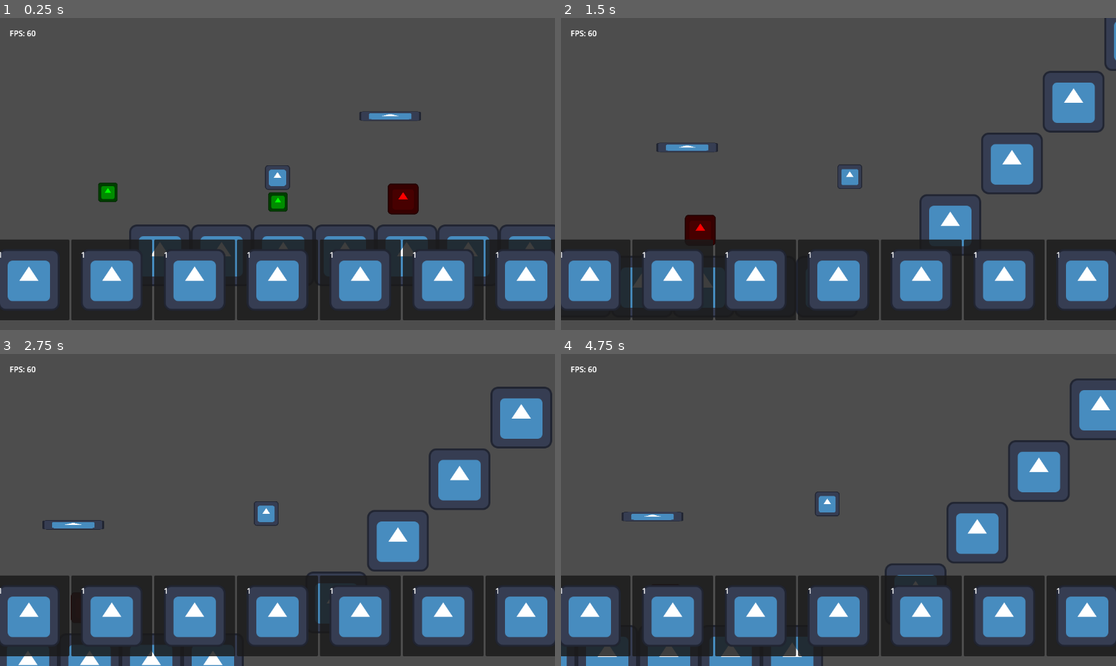
Above: before the commit, frames 1-4 (two rows, left to right).
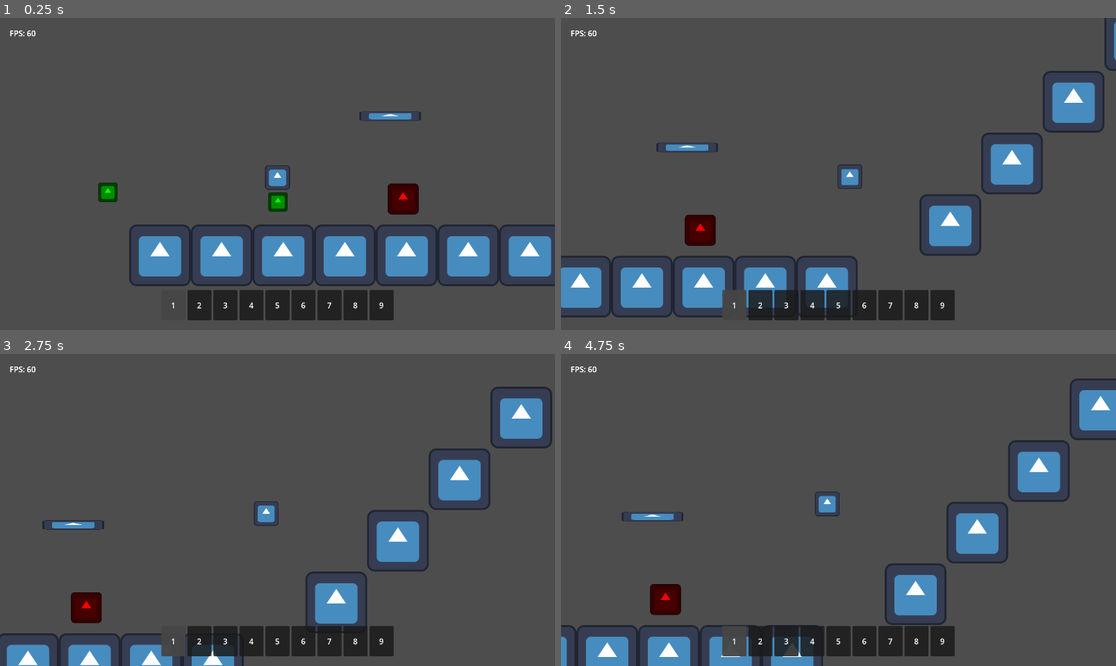
Above: after the commit, the same moments.

Repository: TheHumanMRP/RPG-Life-Tracker
Game: Godot game, scene res://Folders/Systems/Main/Scenes/dungeon.tscn
Two runs of this game, one before a commit and one after it. Both use one fixed random seed, a clock stepped at 60 frames per second and the inputs below. This scene is started directly instead of the project's main scene. The engine's default icon, where the game draws it, is replaced by a stand-in: a white triangle on a blue panel in a dark square.
Inputs (mouse positions are in pixels of both pictures, inside the frame that each line leads up to):
- Up to frame 1 (0.25 s): no input
- Up to frame 2 (1.5 s): move the mouse to (588, 280) at 0.52 s; hold D (move_right) from 0.53 s (still down); tap T (add_test_sword) at 0.6 s; click (588, 280) at 0.67 s; tap Space (jump) at 0.77 s; move the mouse to (672, 280) at 1.27 s; tap E (equip_item) at 1.35 s; click (672, 280) at 1.42 s
- Up to frame 3 (2.75 s): tap Space (jump) at 1.52 s; move the mouse to (194, 616) at 2.02 s; release D (move_right) at 2.03 s; hold A (move_left) from 2.03 s (still down); tap T (add_test_sword) at 2.1 s; click (194, 616) at 2.17 s
- Up to frame 4 (4.75 s): move the mouse to (838, 616) at 2.77 s; release A (move_left) at 2.78 s; hold D (move_right) 2.78-4.28 s; tap E (equip_item) at 2.85, 4.35 s; click (838, 616) at 2.92 s; tap Space (jump) at 3.02, 3.77, 4.52 s; move the mouse to (921, 616) at 3.52 s; tap T (add_test_sword) at 3.6 s; click (921, 616) at 3.67 s; move the mouse to (1005, 616) at 4.27 s; hold A (move_left) from 4.28 s (still down); click (1005, 616) at 4.42 s

The runs differ from the first frame. In frame 1, 19% of the frame differs, in the area x 0-100%, y 71-97%; in frame 2, 18%; in frame 3, 18%; in frame 4, 19%.
Error before the commit: Invalid access to property or key 'EMPTY_HOTBAR_SLOT' on a base object of type 'Node (Consts)'. (res://Folders/Systems/Inventory_System/Scripts/Hotbar/hotbar_s…
Error after the commit: Invalid access to property or key 'inventory_component' on a base object of type 'Resource (SaveData)'. (res://Folders/Systems/Globals/global.gd:46)

Commit message:
Auto commit at 2026-08-23 00:36:38

Diff:
--- a/Folders/Components/attack_component.gd
+++ b/Folders/Components/attack_component.gd
@@ -1,9 +1,9 @@
 class_name AttackComponent
 extends RefCounted
 
-@export var attack_power: int = 100
+@export var attack_power: float = 100
 
-func setup(new_attack_power: int) -> void:
+func setup(new_attack_power: float) -> void:
 	attack_power = new_attack_power
 
 func attack_target(target: Node) -> void:
--- a/Folders/Systems/Inventory_System/Scripts/Hotbar/hotbar_slot.gd
+++ b/Folders/Systems/Inventory_System/Scripts/Hotbar/hotbar_slot.gd
@@ -32,7 +32,7 @@
 # ------------------------------------------------------------------------------
 
 func _ready() -> void:
-	EMPTY_HOTBAR_SLOT = Constants.EMPTY_HOTBAR_SLOT
+	EMPTY_HOTBAR_SLOT = Constants.NO_ITEM
 
 	SignalBus.hotbar_changed.connect(refresh)
 
